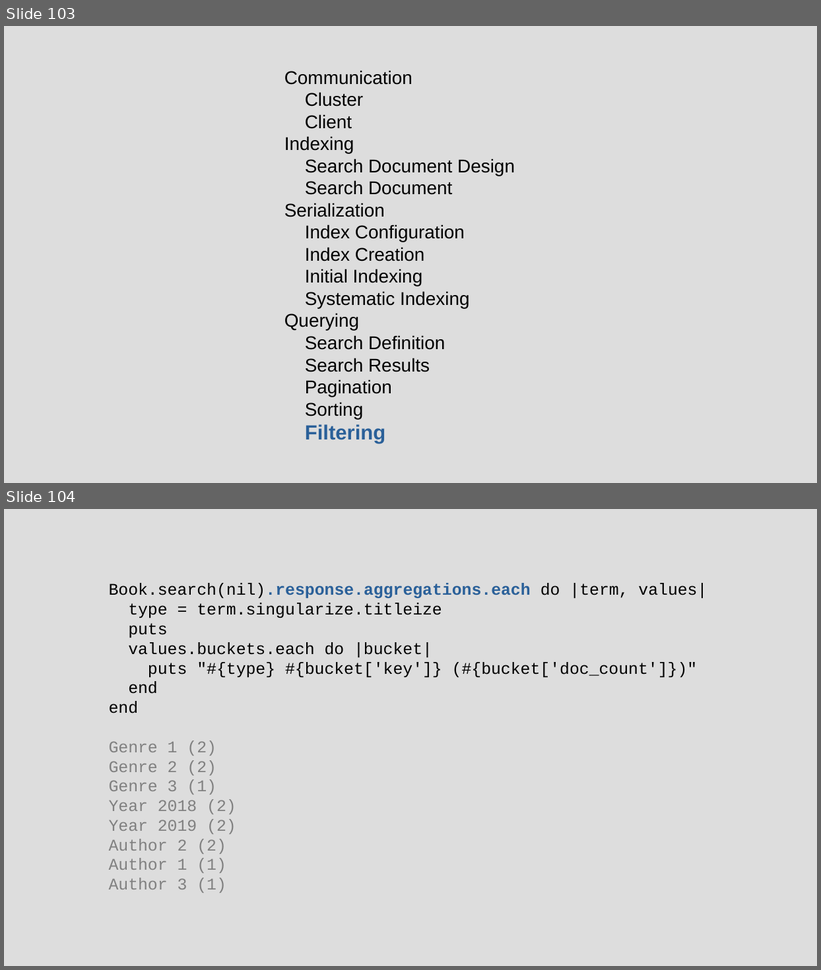
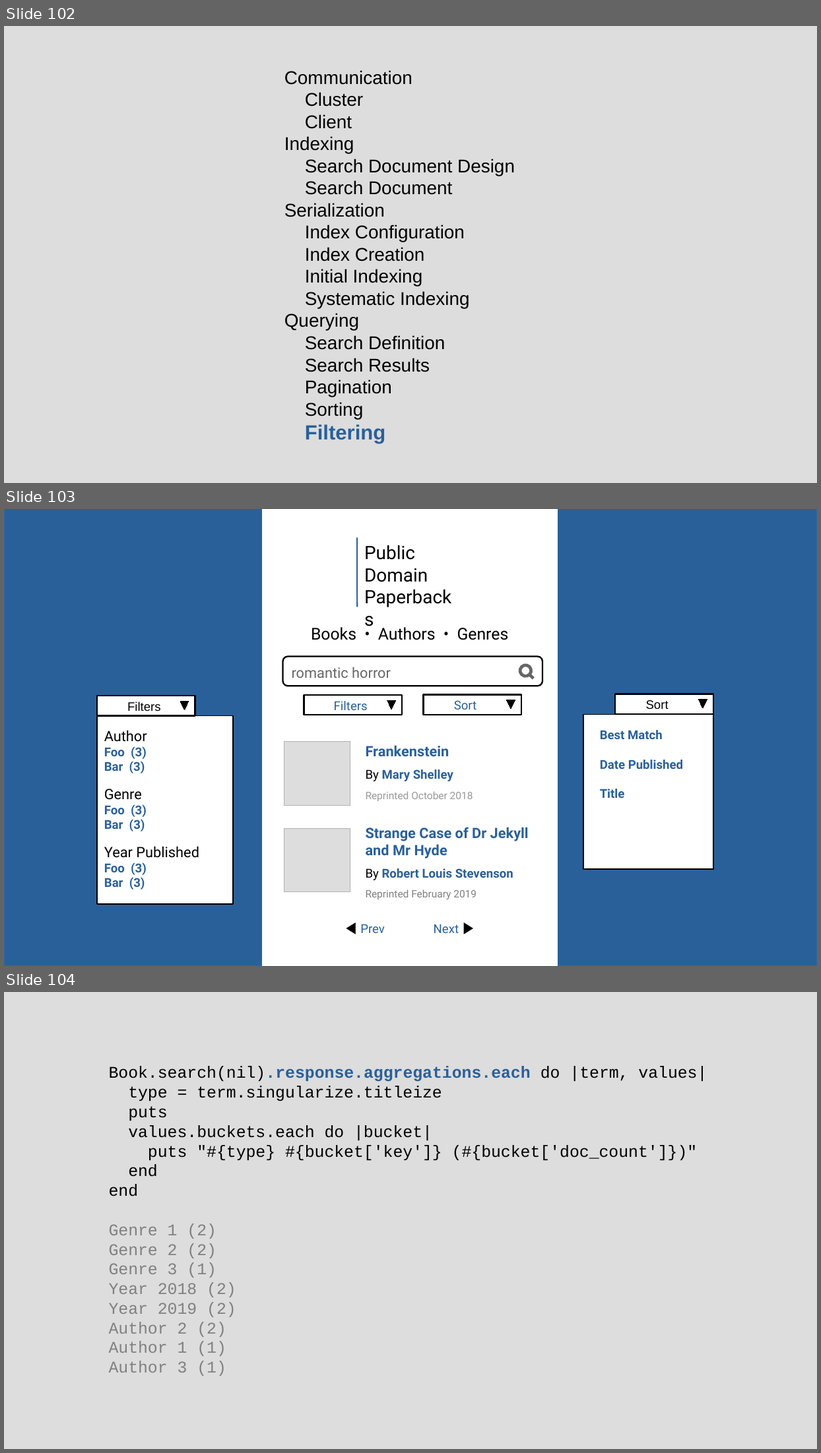
Before and after one commit to chriscressman/architecting-a-search-feature, a slide deck: presentation.odp. Shown one above the other, each under a label of ours: slides 103 and 104 before the commit, slides 102, 103 and 104 after it. The pictures are 821x970 and 821x1453 pixels, drawn with LibreOffice and Linux fonts; fonts in the diff are those of the drawing. Boxes give left, top, right and bottom in pixels: in the first picture for what was removed or moved away, otherwise in the second. Text is boxed around its words. In the diff, an @@ line names an element or a change of style, - is before the commit and + after.

```diff
--- a/presentation.odp
+++ b/presentation.odp
@@ slide 103 added at (4, 509, 817, 966), background #DDDDDD @@
@@ rectangle added at (4, 509, 817, 966), fill #2A6099, outline #3465A4 0 pt @@
@@ rectangle added at (262, 509, 557, 966), fill #FFFFFF, outline #FFFFFF 0 pt @@
@@ line added from (358, 538) to (358, 607), #3465A4 1.45 pt @@
@@ text added at (364, 545, 428, 582), 18 pt, text #000000 @@
+Public
+Domain
+Paperbacks
@@ text added at (311, 627, 509, 640), 16 pt, text #000000 @@
+Books • Authors • Genres
@@ rounded rectangle added at (283, 657, 543, 686), fill #FFFFFF, outline #000000 1.5 pt @@
@@ text added at (292, 667, 391, 678), 14 pt, text #666666 @@
+romantic horror
@@ ellipse added at (518, 663, 534, 679), fill #FFFFFF, outline #666666 3 pt @@
@@ line added from (529, 675) to (534, 679), #666666 3 pt @@
@@ rectangle added at (304, 695, 403, 715), fill #FFFFFF, outline #000000 1.45 pt @@
@@ text added at (334, 701, 368, 710), 12 pt, text #2A6099 @@
+Filters
@@ triangle added at (387, 701, 396, 710), fill #000000, outline #000000 0 pt @@
@@ rectangle added at (423, 695, 521, 715), fill #FFFFFF, outline #000000 1.45 pt @@
@@ text added at (454, 700, 477, 710), 12 pt, text #2A6099 @@
+Sort
@@ triangle added at (506, 700, 515, 709), fill #000000, outline #000000 0 pt @@
@@ rectangle added at (284, 742, 350, 805), fill #DDDDDD, outline #B2B2B2 0 pt @@
@@ text added at (366, 745, 453, 782), 10 pt, text #2A6099, bold @@
+Frankenstein
+By Mary Shelley
+Reprinted October 2018
@@ group added at (583, 694, 714, 870): 2 rectangles, 2 texts, 1 triangle @@
+Sort
+Best Match
+Date Published
+Title
@@ rectangle added at (284, 829, 350, 892), fill #DDDDDD, outline #B2B2B2 0 pt @@
@@ text added at (366, 827, 529, 900), 14 pt, text #2A6099, bold @@
+Strange Case of Dr Jekyll and Mr Hyde
+By Robert Louis Stevenson
+Reprinted February 2019
@@ group added at (97, 696, 233, 904): 10 texts, 2 rectangles, 1 triangle @@
+Filters
+Author
+Foo (3)
+Bar (3)
+Genre
+Foo (3)
+Bar (3)
+Year Published
+Foo (3)
+Bar (3)
@@ text added at (360, 924, 459, 933), 12 pt, text #2A6099 @@
+◀ Prev Next ▶
@@ what was slide 103 is now slide 102 @@
```
Also in this commit, not shown: 3 slides changed, 1 other slide added, 2 slides removed, 1 other file.
